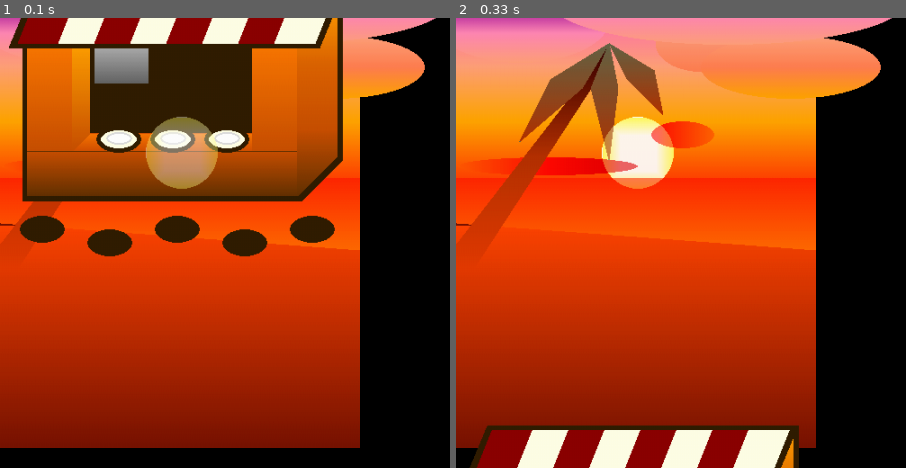
Above: before the commit, frames 1-2 (left to right).
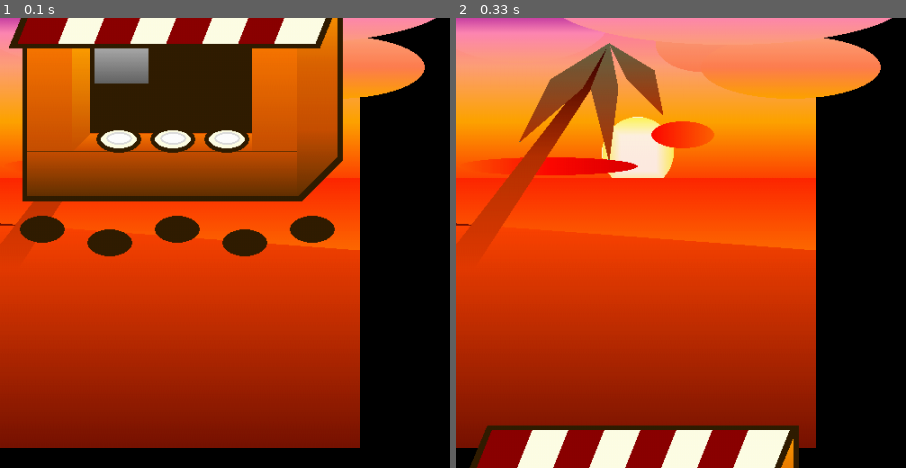
Above: after the commit, the same moments.

Repository: hihi333444jj/PygemaRenderSof
Game: pygame game, started from PygamePort.py
Two runs of this game, one before a commit and one after it. Both use one fixed random seed, a clock stepped at 60 frames per second and the inputs below.
Inputs:
- Up to frame 1 (0.1 s): no input
- Up to frame 2 (0.33 s): no input
The pictures show only the part of the screen within x 0-50%, y 7-57%; the shares and areas given below are measured in that part.

The runs differ from the first frame. In frame 1, 1.8% of the frame differs, in the area x 32-49%, y 22-38%; in frame 2, 0.6%.

Commit message:
Upload files via upload.py

Diff:
--- a/Start.py
+++ b/Start.py
@@ -42,9 +42,7 @@
     #DELETS THE SUN
     var.UpdateFrame = True
 def Start(screen):
-    ball = Group(
-        Circle(200, 220, 80, fill=gradient(rgb(255, 255, 255), rgb(255, 255, 255), rgb(255, 255, 100),start="center"), opacity=100),
-    )
+    #ball = Group(Circle(200, 220, 80, fill=gradient(rgb(255, 255, 255), rgb(255, 255, 255), rgb(255, 255, 100),start="center"), opacity=100),)
     sky = Rect(0, 0, 400, 250, fill=gradient(rgb(255, 69, 0), rgb(255, 165, 0), rgb(255, 160, 122), rgb(255, 105, 180), rgb(150, 0, 150), start='bottom'))
     sun = Group(
         Circle(200, 220, 80, fill=gradient(rgb(255, 255, 255), rgb(255, 255, 255), rgb(255, 255, 100),start="center"), opacity=225),
@@ -122,7 +120,7 @@
     t = threading.Thread(target=animate, daemon=True)
     t.start()
 
-    return with_names(sky,sun,background,tree,shop,ball)
+    return with_names(sky,sun,background,tree,shop)
 
 
 
